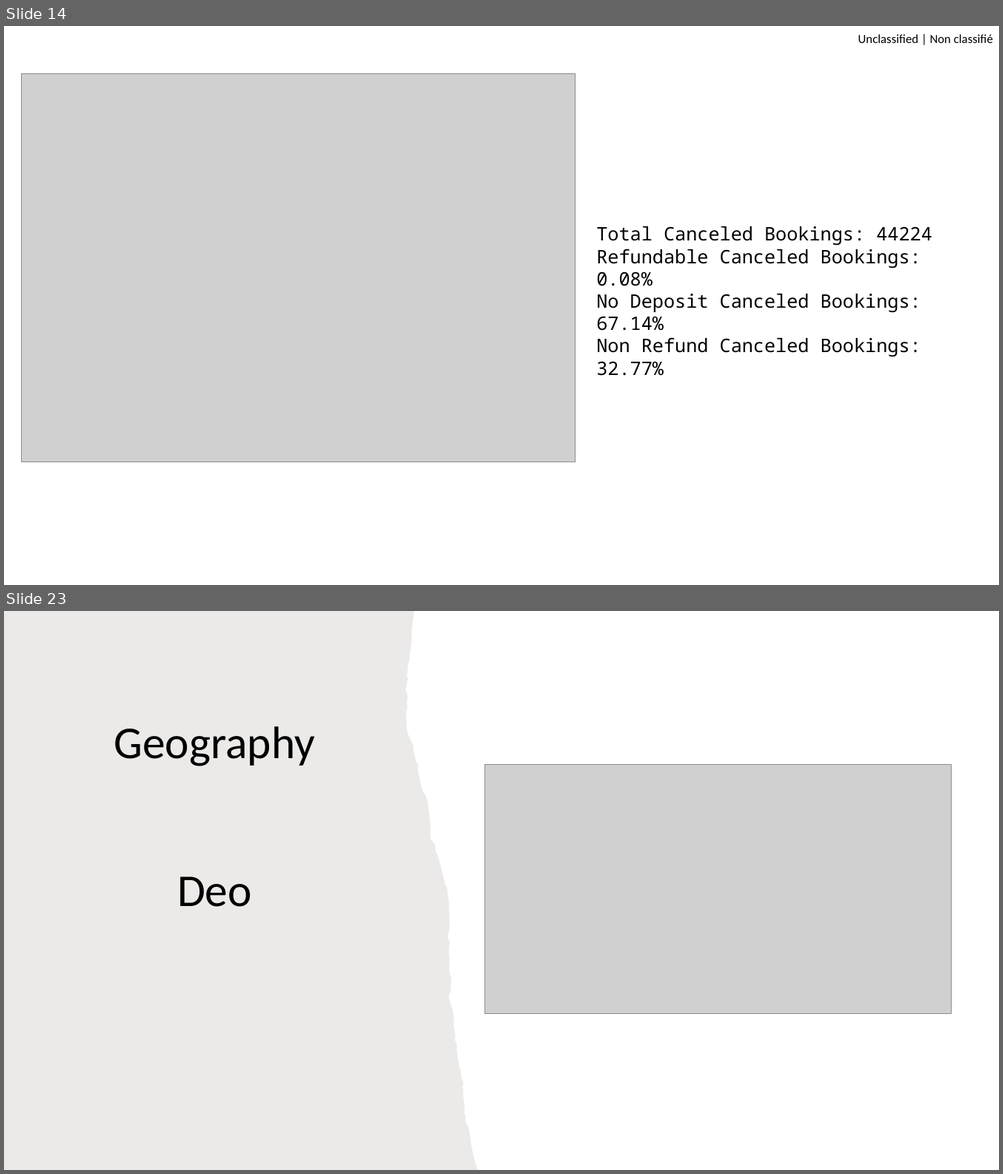
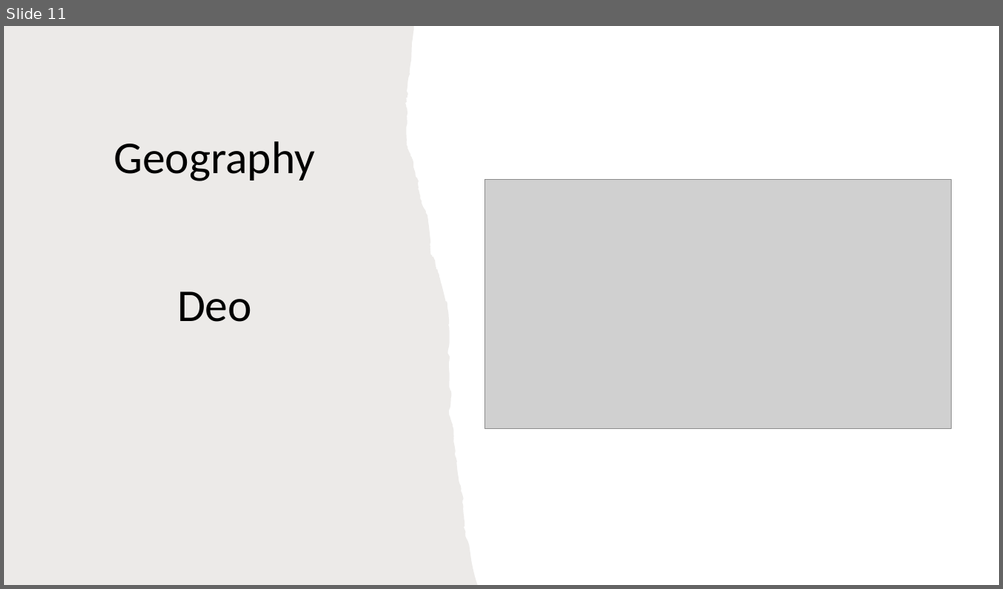
Before and after one commit to pin164/project_1, a slide deck: DRAFT Project1-Hotel_Booking.pptx. Shown one above the other, each under a label of ours: slides 14 and 23 before the commit, slide 11 after it; the slides between them are not shown. The pictures are 1003x1174 and 1003x589 pixels, drawn with LibreOffice and Linux fonts; fonts in the diff are those of the drawing; grey boxes stand for pictures. Boxes give left, top, right and bottom in pixels: in the first picture for what was removed or moved away, otherwise in the second. Text is boxed around its words. In the diff, an @@ line names an element or a change of style, - is before the commit and + after.

```diff
--- a/DRAFT Project1-Hotel_Booking.pptx
+++ b/DRAFT Project1-Hotel_Booking.pptx
@@ slide 14 removed at (4, 26, 999, 585), background #FFFFFF @@
@@ text removed at (858, 34, 993, 43) @@
-Unclassified | Non classifié
@@ picture removed at (22, 74, 575, 463) @@
@@ text removed at (596, 227, 932, 376) @@
-Total Canceled Bookings: 44224
-Refundable Canceled Bookings: 0.08%
-No Deposit Canceled Bookings: 67.14%
-Non Refund Canceled Bookings: 32.77%
@@ what was slide 23 is now slide 11 @@
```
Also in this commit, not shown: 11 other slides removed, 7 other files.
